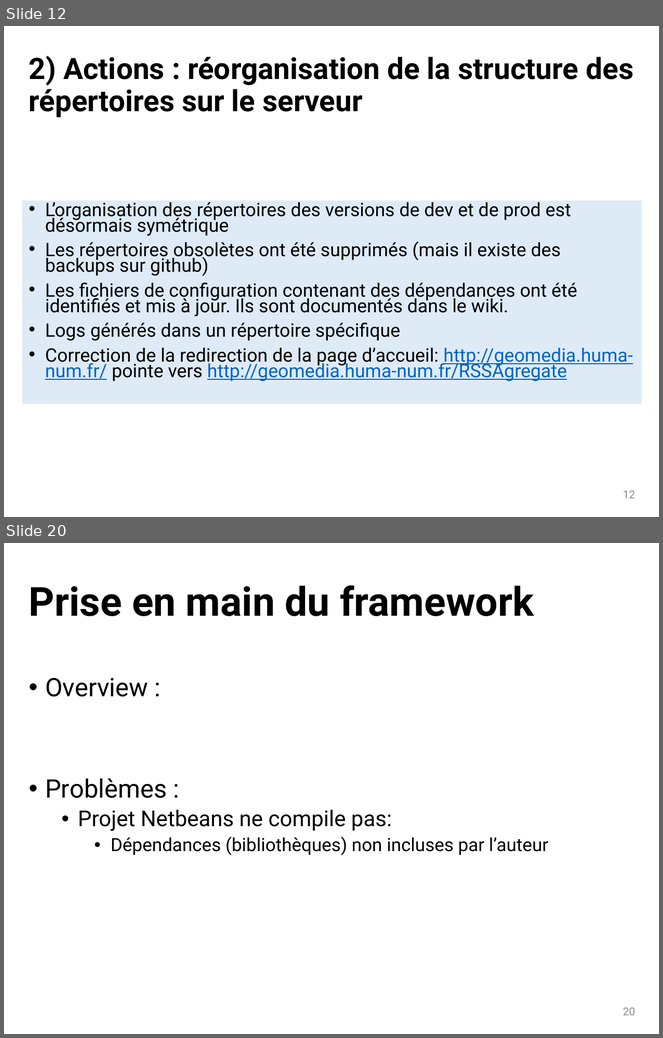
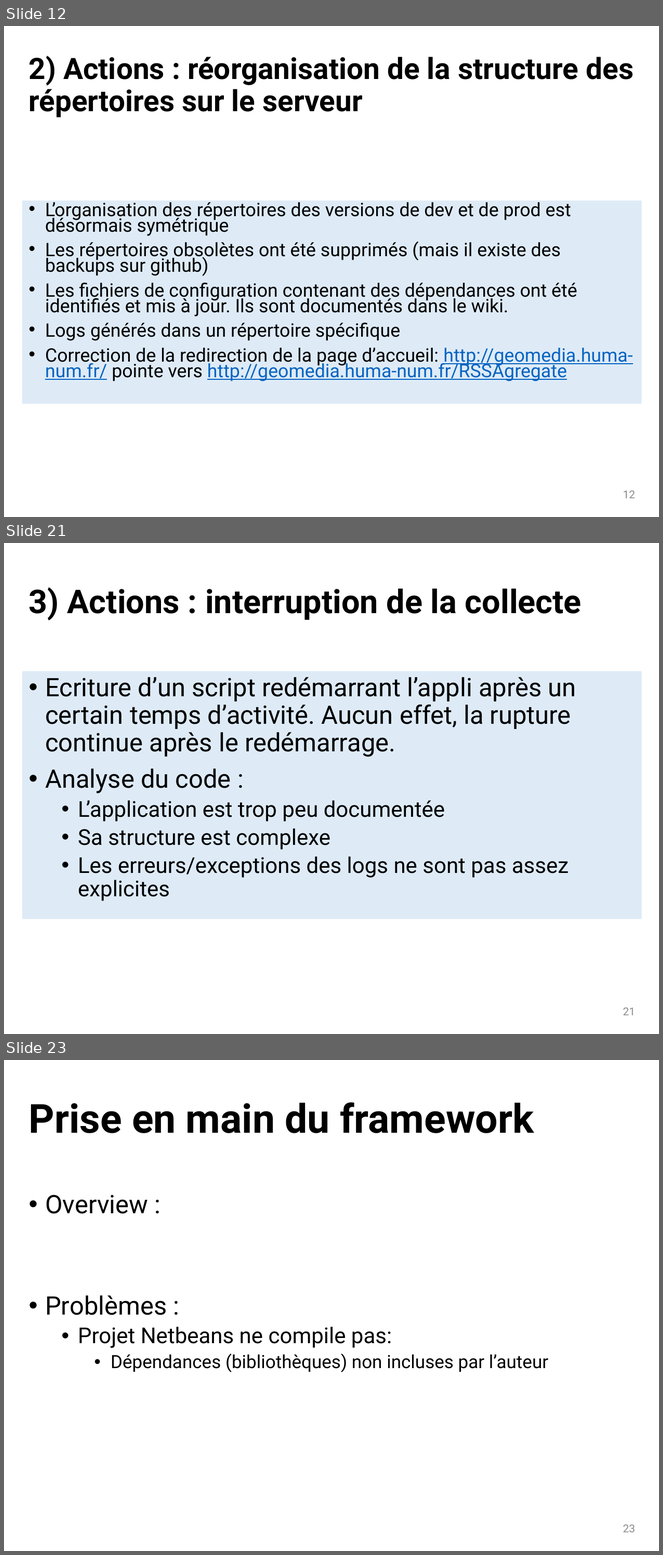
Before and after one commit to dosi-slides/2015_10_geomedia, a slide deck: slides.pptx. Shown one above the other, each under a label of ours: slides 12 and 20 before the commit, slides 12, 21 and 23 after it; the slides between them are not shown. The pictures are 663x1038 and 663x1555 pixels, drawn with LibreOffice and Linux fonts; fonts in the diff are those of the drawing. Boxes give left, top, right and bottom in pixels: in the first picture for what was removed or moved away, otherwise in the second. Text is boxed around its words. In the diff, an @@ line names an element or a change of style, - is before the commit and + after.

```diff
--- a/slides.pptx
+++ b/slides.pptx
@@ slide 21 added at [4, 543, 659, 1034], background #FFFFFF @@
@@ title added at [29, 587, 582, 620], 36 pt, text #000000, bold @@
+3) Actions : interruption de la collecte
@@ text added at [22, 671, 642, 919], fill #DEEBF7, 28 pt, text #000000 @@
+• Ecriture d’un script redémarrant l’appli après un certain temps d’activité. Aucun effet, la rupture continue après le redémarrage.
+• Analyse du code :
+  • L’application est trop peu documentée
+  • Sa structure est complexe
+  • Les erreurs/exceptions des logs ne sont pas assez explicites
@@ page number added at [623, 1008, 636, 1016], 12 pt, text #8C8C8C @@
+21
@@ what was slide 20 is now slide 23 @@
@@ page number at [623, 1525, 636, 1533]: text changed @@
-20
+23
```
Also in this commit, not shown: 4 slides changed, 5 other slides added, 3 slides removed.
